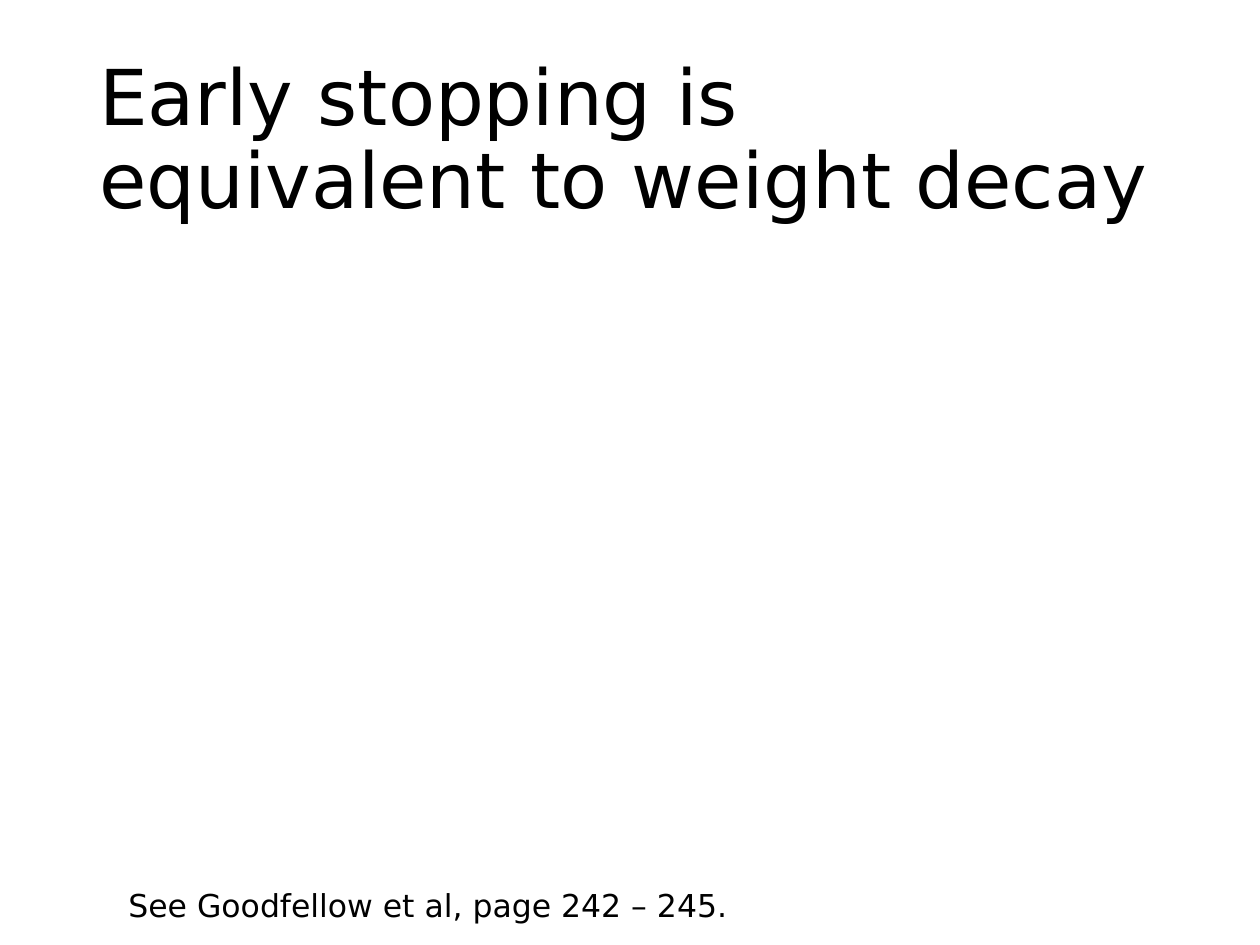
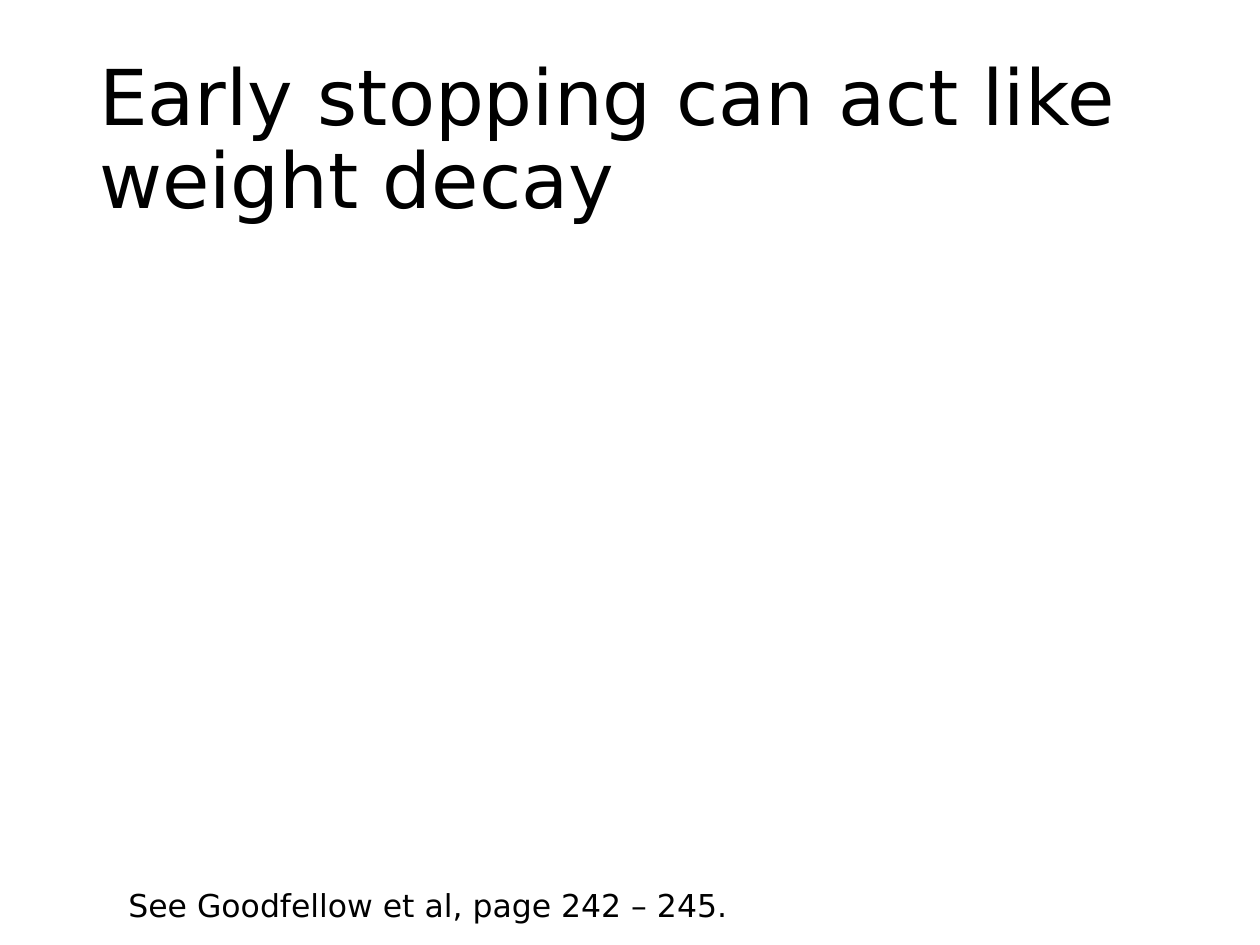
Before and after one commit to phywjs/phywjs.github.io, a slide deck: slide 16 of AIS5103/ML-slide-6.pptx. Drawn at 1260x945 pixels with LibreOffice and Linux fonts; fonts in the diff are those of the drawing; grey boxes stand for pictures. Boxes give left, top, right and bottom in pixels: in the first picture for what was removed or moved away, otherwise in the second. Text is boxed around its words. In the diff, an @@ line names an element or a change of style, - is before the commit and + after.

```diff
--- a/AIS5103/ML-slide-6.pptx
+++ b/AIS5103/ML-slide-6.pptx
@@ title at bbox=[99, 66, 1115, 224]: text changed @@
-Early stopping is equivalent to weight decay
+Early stopping can act like weight decay
```
Also in this commit, not shown: 5 other slides changed, 2 other files.
